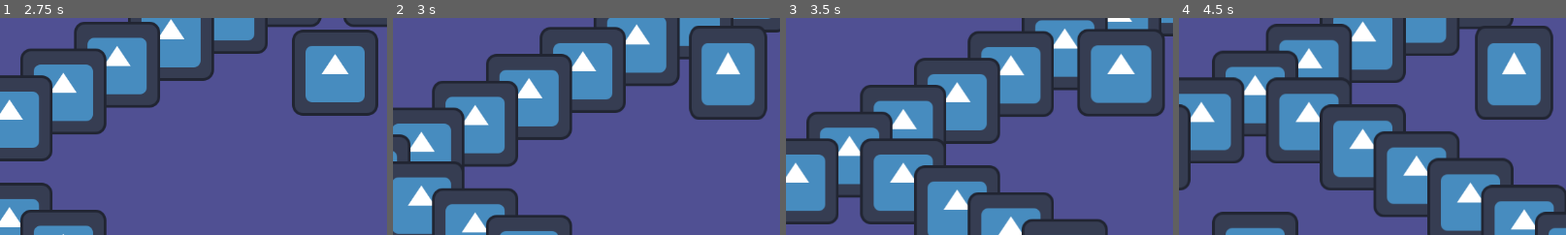
Above: before the commit, frames 1-4 (left to right).
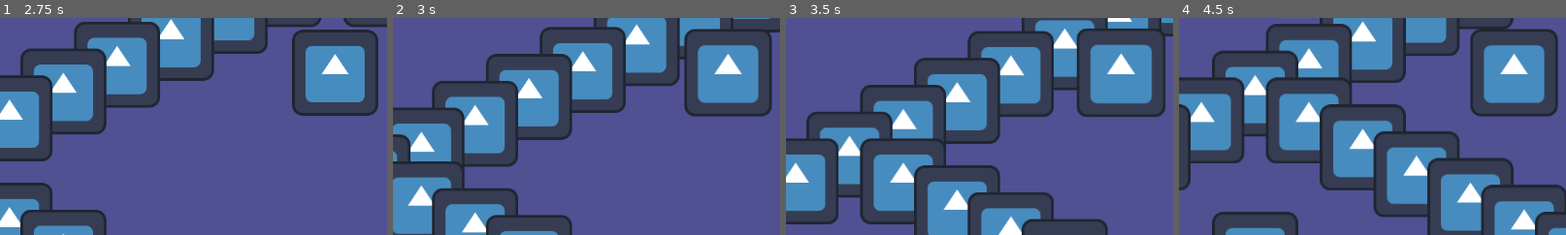
Above: after the commit, the same moments.

Repository: PietPadda/Godot_2D_ARPG
Game: Godot game, scene res://scenes/ui/main_menu.tscn
Two runs of this game, one before a commit and one after it. Both use one fixed random seed, a clock stepped at 60 frames per second and the inputs below. The engine's default icon, where the game draws it, is replaced by a stand-in: a white triangle on a blue panel in a dark square.
Inputs (mouse positions are % of the whole screen's width and height, from its top left):
- Up to frame 1 (2.75 s): click (4, 8) at 0.52 s; type "12" at 0.6 s; click "Host Game" at 1.25 s; tap Enter at 2 s; move the mouse to (72, 45) at 2.02 s; press the mouse at (72, 45) at 2.03 s
- Up to frame 2 (3 s): tap Space at 2.75 s; move the mouse to (30, 55) at 2.77 s; release the mouse at (30, 55) at 2.78 s; tap E (interact) at 2.85 s
- Up to frame 3 (3.5 s): click (30, 55) at 3.05 s
- Up to frame 4 (4.5 s): move the mouse to (60, 28) at 3.52 s; press the mouse at (60, 28) at 3.53 s; tap Enter at 4.25 s; move the mouse to (45, 70) at 4.27 s; release the mouse at (45, 70) at 4.28 s; tap I (toggle_character_sheet) at 4.35 s
The pictures show only the part of the screen within x 7-57%, y 37-87%; the shares and areas given below are measured in that part.

Frame 1 is identical in both runs. In frame 2, 3.0% of the frame differs, in the area x 75-98%, y 3-47%; in frame 3, 0.8%; in frame 4, 3.0%.

Commit message:
fix(fsm): correct _physics_process function call in StateMachine and all states

Diff:
--- a/data/items/armor/cloak.tres
+++ b/data/items/armor/cloak.tres
@@ -11,6 +11,6 @@
 item_type = 0
 value = 1
 stat_modifiers = {
-"damage": 15.0
+"damage": 5.0
 }
 metadata/_custom_type_script = "uid://dsidci2l4yr4r"
--- a/data/items/boots/leather_boots.tres
+++ b/data/items/boots/leather_boots.tres
@@ -11,6 +11,6 @@
 item_type = 0
 value = 1
 stat_modifiers = {
-"damage": 15.0
+"damage": 5.0
 }
 metadata/_custom_type_script = "uid://dsidci2l4yr4r"
--- a/data/items/helm/leather_cap.tres
+++ b/data/items/helm/leather_cap.tres
@@ -11,6 +11,6 @@
 item_type = 0
 value = 1
 stat_modifiers = {
-"damage": 15.0
+"damage": 5.0
 }
 metadata/_custom_type_script = "uid://dsidci2l4yr4r"
--- a/data/items/weapon/short_sword.tres
+++ b/data/items/weapon/short_sword.tres
@@ -11,6 +11,6 @@
 item_type = 0
 value = 1
 stat_modifiers = {
-"damage": 15.0
+"damage": 10.0
 }
 metadata/_custom_type_script = "uid://dsidci2l4yr4r"
--- a/scripts/components/player_input_component.gd
+++ b/scripts/components/player_input_component.gd
@@ -33,8 +33,6 @@
 		var mouse_pos = get_parent().get_global_mouse_position()
 		var target = targeting_component.get_target_under_mouse()
 		if is_instance_valid(target):
-			# --- DEBUG TRACE 1 ---
-			print("TRACE 1: InputComponent detected target. Emitting 'target_requested'.")
 			# An enemy or interactable was clicked.
 			target_requested.emit(target)
 		else:
--- a/scripts/core/fsm/state_machine.gd
+++ b/scripts/core/fsm/state_machine.gd
@@ -34,23 +34,12 @@
 		current_state.process_input(event)
 
 func _physics_process(delta: float) -> void:
-	if get_parent().is_in_group("player"):
-		# --- DEBUG TRACE 4 ---
-		var state_name = "null"
-		if current_state:
-			state_name = current_state.name
-		print("TRACE 4: StateMachine is in _physics_process. Current state: %s" % state_name)
-
 	# Delegate physics processing to the active state.
 	if current_state:
-		current_state.process_physics(delta)
+		current_state._physics_process(delta)
 
 # The main function for changing states.
 func change_state(new_state_name: String) -> void:
-	if get_parent().is_in_group("player"):
-		# --- DEBUG TRACE 2 ---
-		print("TRACE 2: StateMachine received 'change_state' request for: %s" % new_state_name)
-
 	var new_state = states.get(new_state_name.to_lower())
 	if not new_state: # edge case if not a valid state
 		push_warning("StateMachine does not have a state named: %s" % new_state_name)
--- a/scripts/enemies/states/enemy_attack_state.gd
+++ b/scripts/enemies/states/enemy_attack_state.gd
@@ -16,6 +16,9 @@
 	attack_component.execute(target)
 	attack_component.attack_finished.connect(on_attack_finished, CONNECT_ONE_SHOT)
 
+func _physics_process(delta: float) -> void:
+	pass
+
 func on_attack_finished() -> void:
 	# After attacking, go back to chasing the player.
 	state_machine.change_state(States.ENEMY_STATE_NAMES[States.ENEMY.CHASE]) # change state
--- a/scripts/enemies/states/enemy_chase_state.gd
+++ b/scripts/enemies/states/enemy_chase_state.gd
@@ -16,7 +16,7 @@
 func exit() -> void:
 	grid_movement_component.stop()
 
-func process_physics(delta: float) -> void:
+func _physics_process(delta: float) -> void:
 	# First, check if our target is still valid (hasn't been defeated, etc.).
 	if not is_instance_valid(target): # Use the shared function from the base class
 		state_machine.change_state(States.ENEMY_STATE_NAMES[States.ENEMY.IDLE]) # change state
--- a/scripts/enemies/states/enemy_idle_state.gd
+++ b/scripts/enemies/states/enemy_idle_state.gd
@@ -6,3 +6,6 @@
 
 func enter() -> void:
 	pass
+
+func _physics_process(delta: float) -> void:
+	pass
--- a/scripts/enemies/states/enemy_state.gd
+++ b/scripts/enemies/states/enemy_state.gd
@@ -14,3 +14,6 @@
 # We can also move shared logic here, like the target validity check.
 func is_target_valid(target: Node2D) -> bool:
 	return is_instance_valid(target)
+
+func _physics_process(delta: float) -> void:
+	pass
--- a/scripts/levels/main.gd
+++ b/scripts/levels/main.gd
@@ -126,9 +126,6 @@
 
 # handle the died signal and send the RPC
 func _on_enemy_died(stats_data: CharacterStats, attacker_id: int):
-	# DEBUG: See if the server is even hearing the event.
-	print("[SERVER] _on_enemy_died triggered for attacker: ", attacker_id)
-
 	# This function will only ever run on the server, where the signal is emitted.
 	# First, check if the attacker is a valid player (not 0 or another enemy).
 	if attacker_id == 0:
@@ -139,15 +136,11 @@
 	var player_node = get_node_or_null("PlayerContainer/" + str(attacker_id))
 
 	if is_instance_valid(player_node):
-		# DEBUG: Confirm we found the player and are sending the RPC.
-		print("[SERVER] Found player node at path: ", player_path, ". Sending XP RPC.")
-
 		var xp_reward = stats_data.xp_reward
 		# We found the player! Call the RPC on them to grant the XP award.
 		player_node.award_xp_rpc.rpc_id(attacker_id, xp_reward)
 	else:
-		# DEBUG: This will tell us if the lookup is failing.
-		print("[SERVER] FAILED to find player node at path: ", player_path)
+		pass
 
 # --- RPCs ---
 @rpc("any_peer", "call_local", "reliable")
--- a/scripts/player/states/player_attack_state.gd
+++ b/scripts/player/states/player_attack_state.gd
@@ -6,7 +6,6 @@
 var target: Node2D # holds the attack target
 
 func enter() -> void:
-	print("Player entering Attack State")
 	if not is_instance_valid(target):
 		# If we enter this state without a valid target, exit immediately.
 		state_machine.change_state(States.PLAYER_STATE_NAMES[States.PLAYER.IDLE])
@@ -17,6 +16,9 @@
 	# Listen for the component to tell us when it's done.
 	attack_component.attack_finished.connect(on_attack_finished, CONNECT_ONE_SHOT)
 
+func _physics_process(delta: float) -> void:
+	pass
+
 func on_attack_finished() -> void:
 	# Once the attack is finished, go back to being idle.
 	state_machine.change_state(States.PLAYER_STATE_NAMES[States.PLAYER.IDLE])
--- a/scripts/player/states/player_cast_state.gd
+++ b/scripts/player/states/player_cast_state.gd
@@ -20,3 +20,6 @@
 	# Check if the state is still active before changing.
 	if state_machine.current_state == self:
 		state_machine.change_state(States.PLAYER_STATE_NAMES[States.PLAYER.IDLE])
+
+func _physics_process(delta: float) -> void:
+	pass
--- a/scripts/player/states/player_chase_state.gd
+++ b/scripts/player/states/player_chase_state.gd
@@ -8,9 +8,6 @@
 var last_target_tile: Vector2i
 
 func enter() -> void:
-	# --- DEBUG TRACE 3 ---
-	print("TRACE 3: PlayerChaseState 'enter' function STARTING.")
-
 	# On entering, immediately start moving towards the target.
 	if not is_instance_valid(target):
 		state_machine.change_state(States.PLAYER_STATE_NAMES[States.PLAYER.IDLE]) # just idle if invalid target
@@ -27,11 +24,7 @@
 
 	_recalculate_path() # Start the chase
 
-	# --- DEBUG TRACE 3.5 ---
-	print("TRACE 3.5: PlayerChaseState 'enter' function FINISHED.")
-
 func exit() -> void:
-	print("Player exiting Chase State")
 	# Disconnect from all signals for clean state transitions
 	# This was trying to disconnect the wrong function (_recalculate_path).
 	# It should be disconnecting the one we connected in enter(): _on_path_finished.
@@ -47,10 +40,7 @@
 	# Crucial cleanup to stop movement when exiting the state.
 	grid_movement_component.stop()
 
-func _process_physics(delta: float) -> void:
-	# --- DEBUG TRACE 5 ---
-	print("TRACE 5: PlayerChaseState is running _process_physics!")
-
+func _physics_process(delta: float) -> void:
 	# First, check if our target still exists.
 	if not is_instance_valid(target):
 		state_machine.change_state(States.PLAYER_STATE_NAMES[States.PLAYER.IDLE]) # just idle if invalid target
@@ -62,7 +52,6 @@
 	# THE FIX: This is now our highest priority, checked every frame.
 	# Are we within attack range RIGHT NOW?
 	if distance <= attack_range:
-		print("[ChaseState] Target in range! Stopping movement and switching to Attack.")
 		grid_movement_component.stop() # Immediately stop all movement.
 		var attack_state: PlayerAttackState = state_machine.get_state(States.PLAYER.ATTACK)
 		attack_state.target = target
@@ -111,7 +100,7 @@
 	state_machine.change_state(States.PLAYER_STATE_NAMES[States.PLAYER.MOVE])
 
 func _on_path_finished():
-	# If the path finishes and we are STILL not in range (checked by _process_physics),
+	# If the path finishes and we are STILL not in range (checked by _physics_process),
 	# it means the target has moved. We should try to find a new path.
 	# We'll add a validity check here as a safeguard.
 	if is_instance_valid(target):
--- a/scripts/player/states/player_dead_state.gd
+++ b/scripts/player/states/player_dead_state.gd
@@ -10,5 +10,8 @@
 	var collision_shape = player.get_node("CollisionShape2D")
 	collision_shape.disabled = true
 
-# By leaving process_input and process_physics empty,
+# By leaving process_input and physics_process empty,
 # we prevent the player from doing anything while dead.
+
+func _physics_process(delta: float) -> void:
+	pass
--- a/scripts/player/states/player_idle_state.gd
+++ b/scripts/player/states/player_idle_state.gd
@@ -15,7 +15,6 @@
 	input_component.cast_requested.connect(_on_cast_requested)
 
 func exit() -> void:
-	print("Player exiting Idle State")
 	# IMPORTANT: Disconnect from the signals when we leave this state to prevent
 	# listening for input when we're not supposed to (e.g., while moving or attacking).
 	input_component.move_to_requested.disconnect(_on_move_to_requested)
--- a/scripts/player/states/player_move_state.gd
+++ b/scripts/player/states/player_move_state.gd
@@ -36,6 +36,9 @@
 	input_component.target_requested.disconnect(_on_target_requested)
 	input_component.cast_requested.disconnect(_on_cast_requested)
 
+func _physics_process(delta: float) -> void:
+	pass
+
 # ---Signal Handlers---
 func _on_path_finished() -> void:
 	state_machine.change_state(States.PLAYER_STATE_NAMES[States.PLAYER.IDLE])
--- a/scripts/player/states/player_state.gd
+++ b/scripts/player/states/player_state.gd
@@ -26,3 +26,6 @@
 	cast_state.skill_to_cast = skill_to_cast # set the skill to cast
 	cast_state.cast_target_position = player.get_global_mouse_position() # set target
 	state_machine.change_state(States.PLAYER_STATE_NAMES[States.PLAYER.CAST]) # change the state with skill and target
+
+func _physics_process(delta: float) -> void:
+	pass
